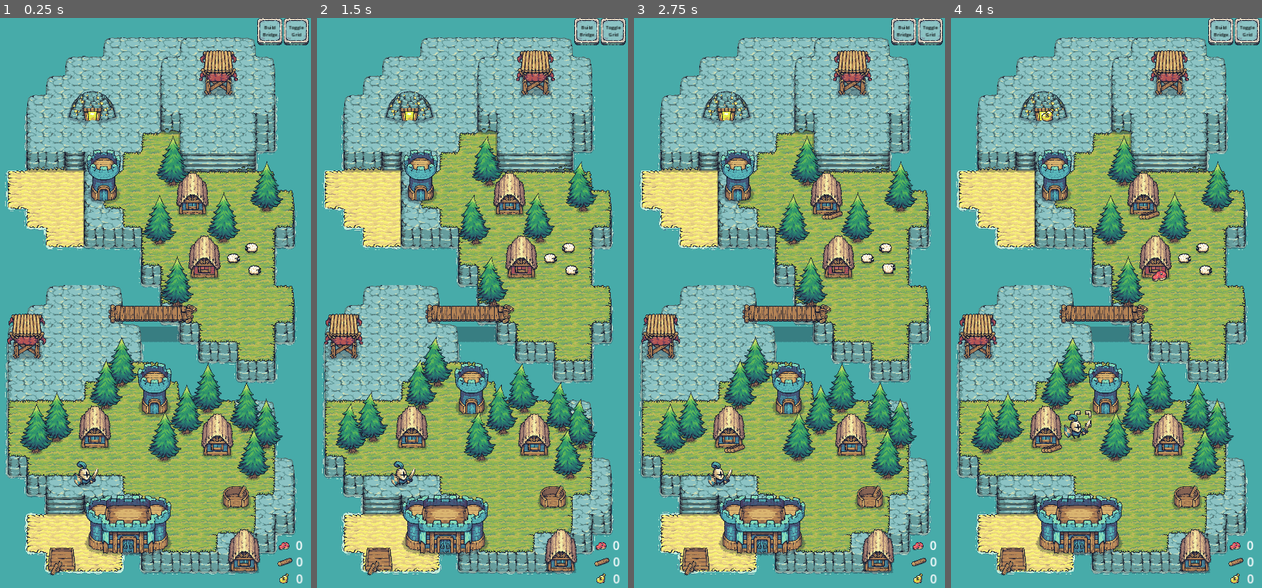
Above: before the commit, frames 1-4 (left to right).
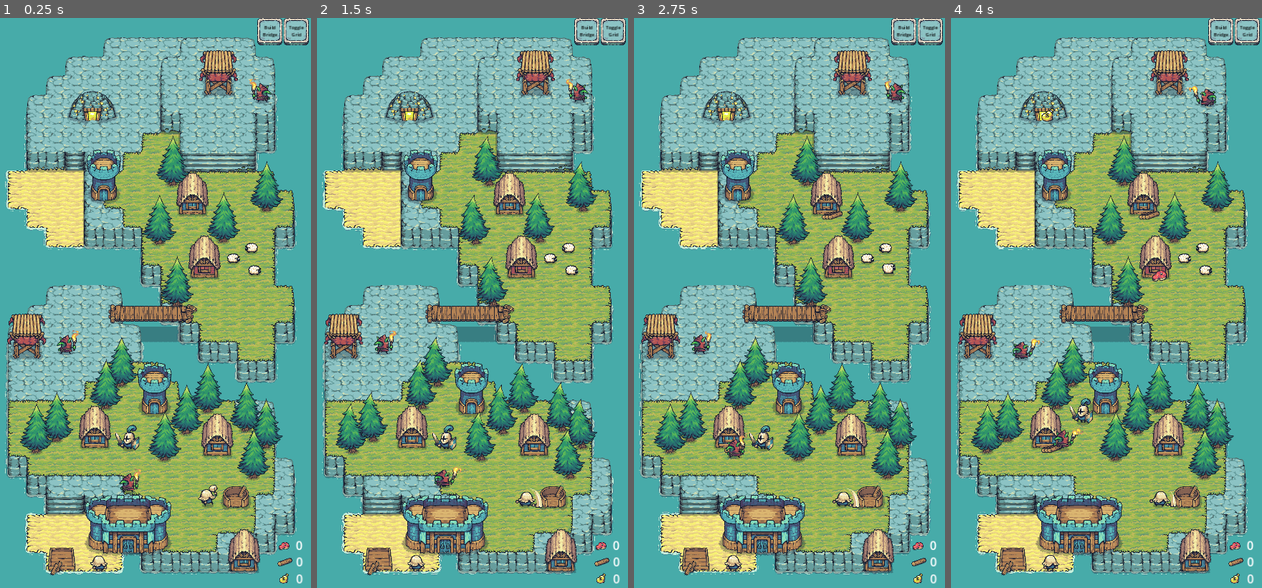
Above: after the commit, the same moments.

Repository: dreml/OneScreenAdventure
Game: Godot game, scene res://scenes/main.tscn
Same seed, same stepped clock (60 frames per second), same inputs: the game is played once before the commit and once after it.
Inputs (mouse positions are in pixels of both pictures, inside the frame that each line leads up to):
- Up to frame 1 (0.25 s): no input
- Up to frame 2 (1.5 s): move the mouse to (537, 274) at 0.52 s; press the mouse at (537, 274) at 0.53 s; move the mouse to (400, 331) at 1.27 s; release the mouse at (400, 331) at 1.28 s; hold A from 1.28 s (still down); tap G (test) at 1.35 s
- Up to frame 3 (2.75 s): move the mouse to (817, 177) at 2.02 s; release A at 2.03 s; hold T from 2.03 s (still down)
- Up to frame 4 (4 s): move the mouse to (1084, 417) at 2.77 s; release T at 2.78 s; tap B at 2.85 s; click (1084, 417) at 2.92 s; move the mouse to (1196, 388) at 3.52 s; press the mouse at (1196, 388) at 3.53 s; hold A from 3.53 s (still down)

The runs differ from the first frame. In frame 1, 2.0% of the frame differs, in the area x 1-96%, y 10-98%; in frame 2, 2.1%; in frame 3, 2.1%; in frame 4, 2.0%.
Error before the commit: Attempt to call function 'move_to' in base 'null instance' on a null instance. (res://scenes/game_director.gd:21)

Commit message:
доработки боевой системы

Diff:
--- a/components/movement_component.gd
+++ b/components/movement_component.gd
@@ -39,3 +39,7 @@
 	_target_point_world = _path[1]
 	if not _path or len(_path) == 1:
 		arrived.emit()
+
+func stop():
+	_target_point_world = position
+	_path = []
--- a/npc/goblin.gd
+++ b/npc/goblin.gd
@@ -21,11 +21,13 @@
 
 	super._change_state(new_state)
 
+	if prev_state == States.ATTACK:
+		attack_cd_timer.stop()
+
 	if _state == States.ATTACK:
 		attack_cd_timer.start()
-
-	if prev_state == States.ATTACK:
-		attack_cd_timer.stop()
+		if prev_state == States.FOLLOW:
+			movement_component.stop()
 
 func move_to(location: Vector2):
 	movement_component.set_target_position(location)
--- a/npc/npc.tscn
+++ b/npc/npc.tscn
@@ -311,9 +311,3 @@
 shape = SubResource("8")
 
 [node name="NavigationAgent2D" type="NavigationAgent2D" parent="."]
-
-[node name="MovementComponent" type="Node2D" parent="."]
-script = ExtResource("2_cgfcy")
-
-[node name="HealthComponent" type="Node2D" parent="."]
-script = ExtResource("3_osv81")
--- a/player/player.gd
+++ b/player/player.gd
@@ -7,12 +7,13 @@
 }
 
 signal dead
-signal health_changed
+signal health_changed(current_health: int)
 
 const MASS: float = 1.0
 const ARRIVE_DISTANCE: float = 5.0
 const AT_CONDITION_PATH: String = "parameters/StateMachine/conditions/%s"
 const AT_BLEND_POSITION_PATH: String = "parameters/StateMachine/%s/blend_position"
+const AT_ATTACK_BLEND_POSITION_PATH: String = "parameters/AttackBlendSpace/blend_position"
 const AT_ATTACK_PATH: String = "parameters/Attack/request"
 
 @export var speed: float = 200.0
@@ -52,8 +53,8 @@
 func _ready():
 	_change_state(States.IDLE)
 	attack_cd_timer.set_wait_time(attack_cd)
-	attack_cd_timer.timeout.connect(_make_attack)
-	health_component.health_changed.connect(func(): health_changed.emit())
+	attack_cd_timer.timeout.connect(_play_attack_animation)
+	health_component.health_changed.connect(func(current_health: int): health_changed.emit(current_health))
 	health_component.dead.connect(func(): dead.emit())
 
 func _process(_delta) -> void:
@@ -90,7 +91,9 @@
 
 func _change_state(new_state) -> void:
 	if new_state == States.FOLLOW:
-		_attack_target = null
+		if _attack_target:
+			_attack_target.dead.disconnect(_attack_target_dead)
+			_attack_target = null
 		attack_cd_timer.stop()
 		animation_tree[AT_ATTACK_PATH] = AnimationNodeOneShot.ONE_SHOT_REQUEST_ABORT
 
@@ -102,6 +105,8 @@
 		pointer.position = _path.back()
 	elif new_state == States.IDLE:
 		pointer.position = Vector2(-100, -100)
+		if _get_enemy_in_range():
+			_attack_next_target()
 
 	_state = new_state
 	_switch_animation()
@@ -112,9 +117,6 @@
 		animation_tree[AT_CONDITION_PATH % animation_name] = States[state] == _state
 
 func _update_animation_direction():
-	if _state != States.FOLLOW:
-		return
-
 	var animation_name = _animation_name_by_state[_state]
 	animation_tree[AT_BLEND_POSITION_PATH % animation_name] = _facing_direction.x
 
@@ -139,20 +141,28 @@
 		return
 
 	if body == _attack_target:
+		_attack_target.dead.disconnect(_attack_target_dead)
 		_attack_next_target()
 
+func _play_attack_animation():
+	var direction_to_enemy = position.direction_to(_attack_target.position).normalized()
+	_facing_direction = Vector2(direction_to_enemy.x, -direction_to_enemy.y)
+	animation_tree[AT_ATTACK_BLEND_POSITION_PATH] = _facing_direction
+	animation_tree[AT_ATTACK_PATH] = AnimationNodeOneShot.ONE_SHOT_REQUEST_FIRE
+
+
 func _make_attack():
-	attack_cd_timer.start()
-	animation_tree[AT_ATTACK_PATH] = AnimationNodeOneShot.ONE_SHOT_REQUEST_FIRE
-	await get_tree().create_timer(0.3).timeout
-
 	if _attack_target and _attack_target.has_method("take_damage"):
 		_attack_target.take_damage(attack_damage)
 
 func _can_attack_target(target: Node2D) -> bool:
-	return target.is_in_group("goblins") and target.has_method("attacked") and not _attack_target
+	return not target.is_queued_for_deletion() and target.is_in_group("goblins") and target.has_method("attacked")
 
 func _start_attack(target: Node2D):
+	if _attack_target and not _attack_target.is_queued_for_deletion():
+		target.attacked()
+		return
+
 	attack_cd_timer.start()
 	_attack_target = target
 	_attack_target.dead.connect(_attack_target_dead)
@@ -163,8 +173,8 @@
 	_attack_next_target()
 
 func _attack_next_target():
+	_stop_attack()
 	var next_enemy := _get_enemy_in_range()
-	_attack_target = null
 	if next_enemy:
 		_start_attack(next_enemy)
 	else:
@@ -173,14 +183,17 @@
 func _get_enemy_in_range() -> Node2D:
 	var enemies: Array[Node2D] = $DetectEnemyArea.get_overlapping_bodies()
 	for enemy in enemies:
-		if enemy == _attack_target or not _can_attack_target(enemy):
-			return
+		if not _can_attack_target(enemy):
+			continue
 
 		return enemy
 
 	return null
 
 func _stop_attack():
+	if _attack_target and _attack_target.dead.is_connected(_attack_target_dead):
+		_attack_target.dead.disconnect(_attack_target_dead)
+
+	_attack_target = null
 	attack_cd_timer.stop()
-	_attack_target = null
 #endregion
--- a/player/player.tscn
+++ b/player/player.tscn
@@ -45,7 +45,7 @@
 "transitions": PackedFloat32Array(1),
 "values": [{
 "args": [],
-"method": &"attack"
+"method": &"_make_attack"
 }]
 }
 
@@ -87,7 +87,7 @@
 "transitions": PackedFloat32Array(1),
 "values": [{
 "args": [],
-"method": &"attack"
+"method": &"_make_attack"
 }]
 }
 
@@ -129,7 +129,7 @@
 "transitions": PackedFloat32Array(1),
 "values": [{
 "args": [],
-"method": &"attack"
+"method": &"_make_attack"
 }]
 }
 
@@ -171,7 +171,7 @@
 "transitions": PackedFloat32Array(1),
 "values": [{
 "args": [],
-"method": &"attack"
+"method": &"_make_attack"
 }]
 }
 
@@ -333,16 +333,35 @@
 
 [sub_resource type="AnimationNodeOneShot" id="AnimationNodeOneShot_751xt"]
 
-[sub_resource type="AnimationNodeAnimation" id="AnimationNodeAnimation_0aefh"]
+[sub_resource type="AnimationNodeAnimation" id="AnimationNodeAnimation_djas2"]
+animation = &"AttackTopDownLeft"
+
+[sub_resource type="AnimationNodeAnimation" id="AnimationNodeAnimation_rqa5g"]
+animation = &"AttackTopDownUp"
+
+[sub_resource type="AnimationNodeAnimation" id="AnimationNodeAnimation_o8ta5"]
+animation = &"AttackTopDownDown"
+
+[sub_resource type="AnimationNodeAnimation" id="AnimationNodeAnimation_5uarv"]
 animation = &"AttackTopDownRight"
+
+[sub_resource type="AnimationNodeBlendSpace2D" id="AnimationNodeBlendSpace2D_7hn7d"]
+blend_point_0/node = SubResource("AnimationNodeAnimation_djas2")
+blend_point_0/pos = Vector2(-1.1, 0)
+blend_point_1/node = SubResource("AnimationNodeAnimation_rqa5g")
+blend_point_1/pos = Vector2(0, 1)
+blend_point_2/node = SubResource("AnimationNodeAnimation_o8ta5")
+blend_point_2/pos = Vector2(0, -1)
+blend_point_3/node = SubResource("AnimationNodeAnimation_5uarv")
+blend_point_3/pos = Vector2(1.1, 0)
+min_space = Vector2(-1.1, -1)
+max_space = Vector2(1.1, 1)
+blend_mode = 1
 
 [sub_resource type="AnimationNodeAnimation" id="AnimationNodeAnimation_g2s6s"]
 animation = &"IdleLeft"
 
 [sub_resource type="AnimationNodeAnimation" id="AnimationNodeAnimation_s13oi"]
-animation = &"IdleRight"
-
-[sub_resource type="AnimationNodeAnimation" id="AnimationNodeAnimation_eiawp"]
 animation = &"IdleRight"
 
 [sub_resource type="AnimationNodeBlendSpace1D" id="AnimationNodeBlendSpace1D_vep2m"]
@@ -350,8 +369,6 @@
 blend_point_0/pos = -1.0
 blend_point_1/node = SubResource("AnimationNodeAnimation_s13oi")
 blend_point_1/pos = 1.0
-blend_point_2/node = SubResource("AnimationNodeAnimation_eiawp")
-blend_point_2/pos = 0.0
 blend_mode = 1
 
 [sub_resource type="AnimationNodeAnimation" id="AnimationNodeAnimation_6jfim"]
@@ -382,26 +399,25 @@
 [sub_resource type="AnimationNodeStateMachine" id="AnimationNodeStateMachine_tn1xw"]
 states/End/position = Vector2(740.5, 105.185)
 states/Idle/node = SubResource("AnimationNodeBlendSpace1D_vep2m")
-states/Idle/position = Vector2(341.254, 82.1987)
+states/Idle/position = Vector2(341.254, 82.0216)
 states/Running/node = SubResource("AnimationNodeBlendSpace1D_6u2c3")
-states/Running/position = Vector2(535.795, 81.7265)
-states/Start/position = Vector2(143.5, 81.9626)
+states/Running/position = Vector2(535.795, 82.0807)
+states/Start/position = Vector2(143.5, 81.4921)
 transitions = ["Start", "Idle", SubResource("AnimationNodeStateMachineTransition_tnhf1"), "Idle", "Running", SubResource("AnimationNodeStateMachineTransition_0554v"), "Running", "Idle", SubResource("AnimationNodeStateMachineTransition_iohgl")]
-graph_offset = Vector2(-69.285, -77.5175)
+graph_offset = Vector2(-163.285, 2.4825)
 
 [sub_resource type="AnimationNodeBlendTree" id="AnimationNodeBlendTree_7dkse"]
-graph_offset = Vector2(-169.071, -1.50716)
 nodes/Attack/node = SubResource("AnimationNodeOneShot_751xt")
-nodes/Attack/position = Vector2(670, 100)
-nodes/AttackAnimation/node = SubResource("AnimationNodeAnimation_0aefh")
-nodes/AttackAnimation/position = Vector2(390, 250)
+nodes/Attack/position = Vector2(680, 160)
+nodes/AttackBlendSpace/node = SubResource("AnimationNodeBlendSpace2D_7hn7d")
+nodes/AttackBlendSpace/position = Vector2(450, 270)
 nodes/StateMachine/node = SubResource("AnimationNodeStateMachine_tn1xw")
-nodes/StateMachine/position = Vector2(370, 30)
+nodes/StateMachine/position = Vector2(360, 40)
 nodes/output/position = Vector2(930, 100)
-node_connections = [&"Attack", 0, &"StateMachine", &"Attack", 1, &"AttackAnimation", &"output", 0, &"Attack"]
+node_connections = [&"Attack", 0, &"StateMachine", &"Attack", 1, &"AttackBlendSpace", &"output", 0, &"Attack"]
 
 [sub_resource type="RectangleShape2D" id="RectangleShape2D_ydhpo"]
-size = Vector2(133, 49)
+size = Vector2(145, 138)
 
 [node name="Player" type="CharacterBody2D"]
 collision_mask = 0
@@ -409,6 +425,7 @@
 
 [node name="HealthComponent" type="Node2D" parent="."]
 script = ExtResource("3_xlymk")
+max_health = 20
 
 [node name="CollisionShape2D" type="CollisionShape2D" parent="."]
 shape = SubResource("8")
@@ -424,9 +441,10 @@
 parameters/Attack/active = false
 parameters/Attack/internal_active = false
 parameters/Attack/request = 0
+parameters/AttackBlendSpace/blend_position = Vector2(-0.999329, -0.00876093)
 parameters/StateMachine/conditions/Idle = false
-parameters/StateMachine/conditions/Running = true
-parameters/StateMachine/Idle/blend_position = 0.0
+parameters/StateMachine/conditions/Running = false
+parameters/StateMachine/Idle/blend_position = 2.08165e-12
 parameters/StateMachine/Running/blend_position = 0.190782
 
 [node name="AnimationPlayer" type="AnimationPlayer" parent="."]
@@ -444,11 +462,10 @@
 collision_mask = 2
 
 [node name="DetectEnemyAreaShape" type="CollisionShape2D" parent="DetectEnemyArea"]
-position = Vector2(2.08165e-12, -22.5)
+position = Vector2(1.5, -23)
 shape = SubResource("RectangleShape2D_ydhpo")
 
 [node name="AttackCDTimer" type="Timer" parent="."]
-one_shot = true
 
 [connection signal="body_entered" from="DetectEnemyArea" to="." method="_on_detect_enemy_area_body_entered"]
 [connection signal="body_exited" from="DetectEnemyArea" to="." method="_on_detect_enemy_area_body_exited"]
--- a/scenes/main.tscn
+++ b/scenes/main.tscn
@@ -117,7 +117,7 @@
 position = Vector2(615, 486)
 
 [node name="Player" parent="." instance=ExtResource("2")]
-position = Vector2(320, 1557)
+position = Vector2(470, 1436)
 nav_path = NodePath("../NavigationMap")
 pointer_path = NodePath("../Pointer")
 
@@ -134,7 +134,7 @@
 build = true
 
 [node name="Goblin" parent="." instance=ExtResource("12_vor8f")]
-position = Vector2(469, 1503)
+position = Vector2(469, 1580)
 scale = Vector2(-1, 1)
 
 [node name="Goblin3" parent="." instance=ExtResource("12_vor8f")]
@@ -142,7 +142,7 @@
 position = Vector2(916, 273)
 
 [node name="Goblin2" parent="." instance=ExtResource("12_vor8f")]
-position = Vector2(749, 347)
+position = Vector2(260, 1116)
 scale = Vector2(-1, 1)
 
 [node name="CastleBlue" type="Sprite2D" parent="."]
Not shown: 1 places in player/player.tscn that only renumber resources
Not shown: 2 places in scenes/main.tscn that only renumber resources
